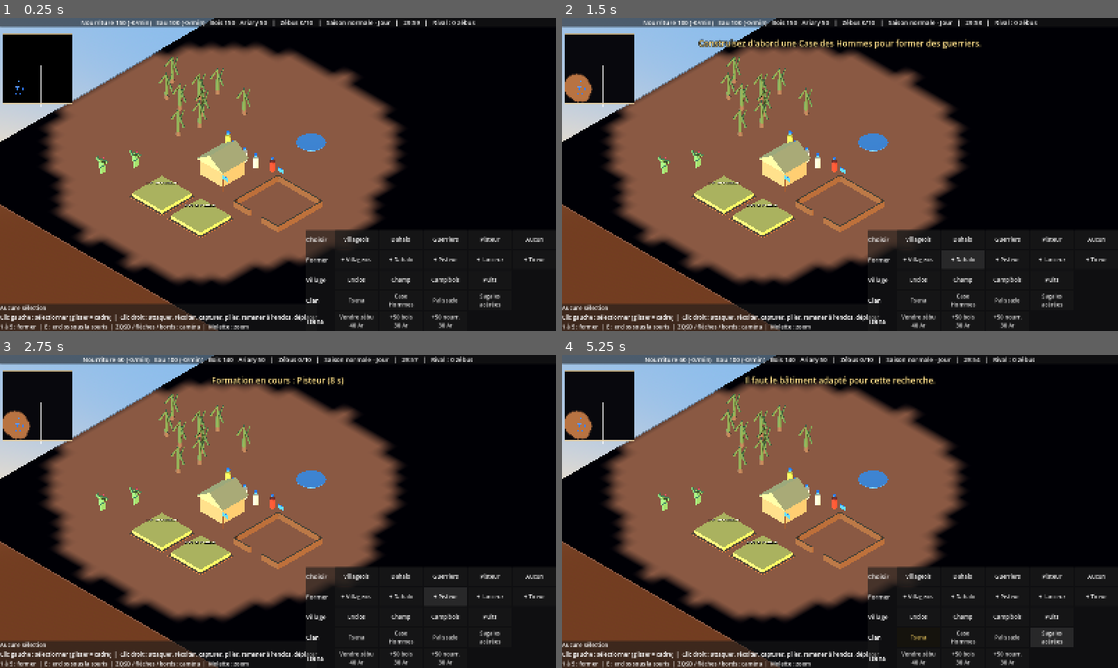
Above: before the commit, frames 1-4 (two rows, left to right).
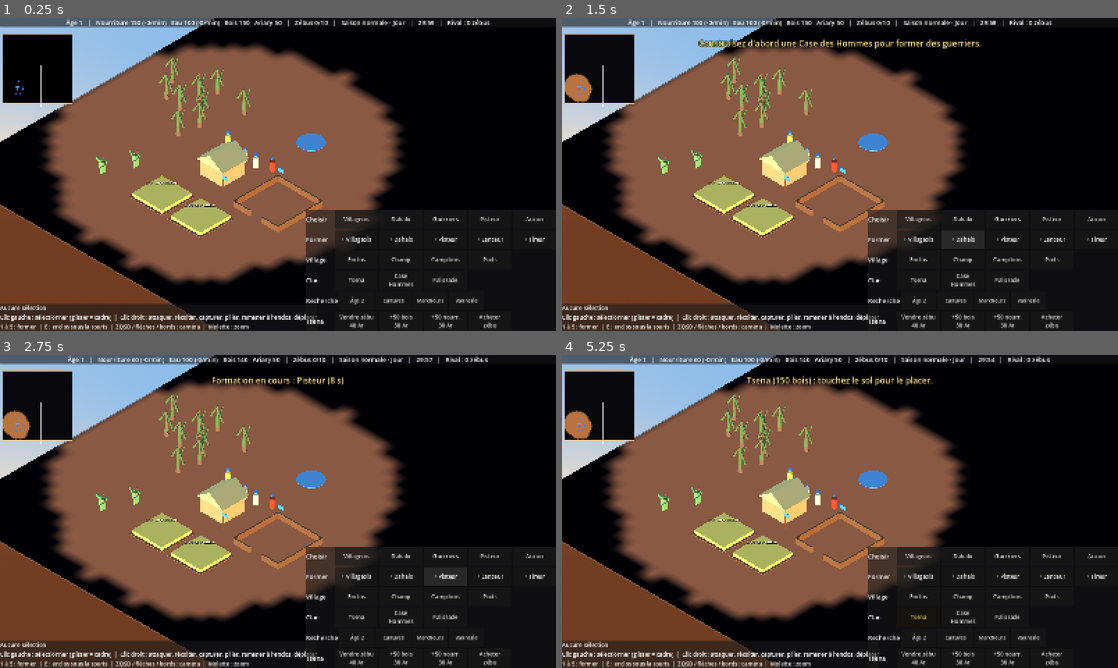
Above: after the commit, the same moments.

Repository: heishandria/dahalo
Game: Godot game, scene res://scenes/main.tscn
Two runs of this game, one before a commit and one after it. Both use one fixed random seed, a clock stepped at 60 frames per second and the inputs below.
Inputs (mouse positions are in pixels of both pictures, inside the frame that each line leads up to):
- Up to frame 1 (0.25 s): no input
- Up to frame 2 (1.5 s): click "+ Villageois" at 0.5 s; click "+ Dahalo" at 1.25 s
- Up to frame 3 (2.75 s): click "+ Pisteur" at 2 s
- Up to frame 4 (5.25 s): click "+ Lanceur" at 2.75 s; click "+ Tireur" at 3.5 s; click "Tsena" at 4.25 s; click (1051, 636) at 5 s, where only the run before the commit has a clickable "Sagaies acérées"

The runs differ from the first frame. In frame 1, 3.0% of the frame differs, in the area x 11-98%, y 0-100%; in frame 2, 3.0%; in frame 3, 3.0%; in frame 4, 3.8%, in the area x 12-98%, y 0-100%.

Commit message:
Âges et technologies : 3 âges, 9 technologies du GDD, ligne Recherche, IA qui progresse
- Passages d'âge à la Case centrale ; Tireur à l'Âge 2
- Cultures traditionnelles (adapte Chasse traditionnelle), Marcheurs, Vannerie,
  Sagaies acérées, Technique des pisteurs, Puits profonds, Pacte des éleveurs (veaux),
  Raid éclair, Maîtres du Tsena (prix, achat de zébus reproducteurs)
- HUD : âge dans le bandeau, ligne Recherche dynamique, bouton Acheter zébu
- IA : plan de recherche, Tsena et vente de zébus pour financer les âges
- Spec docs/specs/ages.md (+ mises à jour combat, défense, économie, vision)

Co-Authored-By: Claude Opus 5.5 <noreply@anthropic.com>
Claude-Session: https://claude.ai/code/session_01LBZFuQwBKtYsFencaWhgxN

Diff:
--- a/autoload/event_bus.gd
+++ b/autoload/event_bus.gd
@@ -22,3 +22,5 @@
 signal vision_maj()
 @warning_ignore("unused_signal")
 signal alerte(position: Vector3)   # raid, attaque : clignote sur la mini-carte
+@warning_ignore("unused_signal")
+signal technologies_changees(faction: int)
--- a/autoload/resource_manager.gd
+++ b/autoload/resource_manager.gd
@@ -8,6 +8,8 @@
 var en_manque := {}   # faction -> bool (plus d'eau ou plus de nourriture pour le cheptel)
 var _chrono_fuite := {}
 var technologies := {}   # faction -> Array des technologies acquises
+var ages := {}           # faction -> 1, 2 ou 3
+var _chrono_reproduction := {}
 var partie_finie := false
 
 
@@ -19,8 +21,12 @@
 	en_manque.clear()
 	_chrono_fuite.clear()
 	technologies.clear()
+	ages.clear()
+	_chrono_reproduction.clear()
 	for f in factions:
 		technologies[f] = []
+		ages[f] = 1
+		_chrono_reproduction[f] = 0.0
 		stocks[f] = GameRules.RESSOURCES_DEPART.duplicate()
 		zebus[f] = 0
 		enclos[f] = 0
@@ -81,6 +87,24 @@
 		technologies[faction] = []
 	if not a_technologie(faction, tech):
 		technologies[faction].append(tech)
+	var def: Dictionary = GameRules.TECHNOLOGIES.get(tech, {})
+	if def.has("passage_age"):
+		ages[faction] = int(def["passage_age"])
+	EventBus.technologies_changees.emit(faction)
+
+
+func age(faction: int) -> int:
+	return int(ages.get(faction, 1))
+
+
+## Technologie que le clan peut lancer maintenant (âge atteint, pas encore acquise).
+func technologie_accessible(faction: int, tech: String) -> bool:
+	var def: Dictionary = GameRules.TECHNOLOGIES.get(tech, {})
+	if def.is_empty() or a_technologie(faction, tech):
+		return false
+	if def.has("passage_age") and age(faction) >= int(def["passage_age"]):
+		return false
+	return age(faction) >= int(def.get("age", 1))
 
 
 # --- Cheptel ---
@@ -134,6 +158,11 @@
 		stocks[f]["nourriture"] = maxf(0.0, quantite(f, "nourriture") - n * GameRules.CONSO_NOURRITURE_ZEBU_S * delta)
 		var manque := quantite(f, "eau") <= 0.0 or quantite(f, "nourriture") <= 0.0
 		_maj_manque(f, manque)
+		if not manque and a_technologie(f, "pacte_eleveurs"):
+			_chrono_reproduction[f] = float(_chrono_reproduction.get(f, 0.0)) + delta
+			if _chrono_reproduction[f] >= GameRules.REPRODUCTION_S:
+				_chrono_reproduction[f] = 0.0
+				_faire_naitre_veaux(f)
 		if manque:
 			_chrono_fuite[f] = float(_chrono_fuite.get(f, 0.0)) + delta
 			if _chrono_fuite[f] >= GameRules.INTERVALLE_FUITE_S:
@@ -164,6 +193,26 @@
 			if f == GameRules.PLAYER:
 				EventBus.message.emit("Un zébu affamé s'est enfui dans la brousse !")
 			return
+
+
+## Pacte des grands éleveurs : un veau naît dans chaque enclos qui a au moins 2 zébus (s'il reste de la place).
+func _faire_naitre_veaux(f: int) -> void:
+	if CommandBus.monde == null:
+		return
+	var naissances := 0
+	for e in get_tree().get_nodes_in_group("enclos"):
+		if e.faction != f or not a_place(f):
+			continue
+		var presents := 0
+		for z in get_tree().get_nodes_in_group("zebus"):
+			if z.etat == Zebu.Etat.ENCLOS and z.enclos == e:
+				presents += 1
+		if presents >= 2:
+			var veau = CommandBus.monde.creer_zebu(e.global_position, e.global_position)
+			veau.securiser(e)
+			naissances += 1
+	if naissances > 0 and f == GameRules.PLAYER:
+		EventBus.message.emit("%d veau(x) né(s) dans vos enclos !" % naissances)
 
 
 # --- Fin de partie ---
--- a/data/game_rules.gd
+++ b/data/game_rules.gd
@@ -83,15 +83,56 @@
 const PALISSADE_RALENTISSEMENT := 0.35   # vitesse des ennemis qui traversent une palissade
 
 # --- Technologies (recherchées dans un bâtiment) ---
+# Spec : docs/specs/ages.md. « age » = âge minimum ; « passage_age » = cette recherche fait changer d'âge.
+const NOMS_AGES := {1: "Clan de la Brousse", 2: "Pistes et Convois", 3: "Seigneurs des Zébus"}
 const TECHNOLOGIES := {
-	"sagaies_acerees": {
-		"nom": "Sagaies acérées",
-		"batiment": "case_hommes",
-		"cout": {"nourriture": 100.0, "bois": 50.0, "ariary": 40.0},
-		"temps": 30.0,
-	},
+	# Passages d'âge (Case centrale)
+	"age_2": {"nom": "Âge 2 : Pistes et Convois", "court": "Âge 2", "age": 1, "passage_age": 2,
+		"batiment": "case_centrale", "cout": {"nourriture": 250.0, "bois": 200.0, "ariary": 60.0}, "temps": 40.0,
+		"effet": "Débloque les technologies et le Tireur de l'Âge 2"},
+	"age_3": {"nom": "Âge 3 : Seigneurs des Zébus", "court": "Âge 3", "age": 2, "passage_age": 3,
+		"batiment": "case_centrale", "cout": {"nourriture": 400.0, "bois": 300.0, "ariary": 150.0}, "temps": 60.0,
+		"effet": "Débloque les technologies de l'Âge 3"},
+	# Âge 1 – Le Clan de la Brousse
+	"cultures_traditionnelles": {"nom": "Cultures traditionnelles", "court": "Cultures", "age": 1,
+		"batiment": "case_centrale", "cout": {"nourriture": 80.0, "bois": 60.0}, "temps": 25.0,
+		"effet": "+25 % de récolte dans les champs"},
+	"marcheurs_androy": {"nom": "Marcheurs de l'Androy", "court": "Marcheurs", "age": 1,
+		"batiment": "case_centrale", "cout": {"nourriture": 100.0}, "temps": 25.0,
+		"effet": "+15 % de vitesse pour toutes les unités"},
+	"vannerie_cuirs": {"nom": "Vannerie et cuirs", "court": "Vannerie", "age": 1,
+		"batiment": "case_centrale", "cout": {"nourriture": 50.0, "bois": 60.0}, "temps": 25.0,
+		"effet": "Capacité de transport des villageois +50 %"},
+	# Âge 2 – L'Âge des Pistes et des Convois
+	"sagaies_acerees": {"nom": "Sagaies acérées", "court": "Sagaies", "age": 2,
+		"batiment": "case_hommes", "cout": {"nourriture": 100.0, "bois": 50.0, "ariary": 40.0}, "temps": 30.0,
+		"effet": "+30 % de dégâts pour les sagaies (Dahalo, Lanceur)"},
+	"technique_pisteurs": {"nom": "Technique des pisteurs", "court": "Pistes", "age": 2,
+		"batiment": "case_centrale", "cout": {"nourriture": 80.0, "ariary": 40.0}, "temps": 30.0,
+		"effet": "Les traces des voleurs apparaissent sans Pisteur, et sur la mini-carte"},
+	"puits_profonds": {"nom": "Puits profonds", "court": "Puits prof.", "age": 2,
+		"batiment": "case_centrale", "cout": {"bois": 120.0, "ariary": 60.0}, "temps": 35.0,
+		"effet": "Pénalité de sécheresse sur l'eau réduite de moitié"},
+	# Âge 3 – Les Seigneurs des Zébus
+	"pacte_eleveurs": {"nom": "Pacte des grands éleveurs", "court": "Pacte", "age": 3,
+		"batiment": "case_centrale", "cout": {"nourriture": 200.0, "ariary": 100.0}, "temps": 45.0,
+		"effet": "Naissance d'un veau par enclos bien tenu toutes les 90 s"},
+	"raid_eclair": {"nom": "Raid éclair", "court": "Raid éclair", "age": 3,
+		"batiment": "case_hommes", "cout": {"nourriture": 150.0, "ariary": 80.0}, "temps": 40.0,
+		"effet": "Les Dahalo escortant un troupeau vont presque à pleine vitesse"},
+	"maitres_tsena": {"nom": "Maîtres du Tsena", "court": "Maîtres Tsena", "age": 3,
+		"batiment": "tsena", "cout": {"bois": 100.0, "ariary": 120.0}, "temps": 40.0,
+		"effet": "Zébus vendus +25 %, achats −1/3, achat de zébus reproducteurs"},
 }
 const BONUS_SAGAIES_ACEREES := 1.3       # dégâts des armes « sagaie » et « sagaie_jet »
+const BONUS_CULTURES := 1.25
+const BONUS_MARCHEURS := 1.15
+const BONUS_VANNERIE := 1.5
+const MALUS_VITESSE_ESCORTE_RAID_ECLAIR := 0.85
+const REPRODUCTION_S := 90.0
+const BONUS_VENTE_MAITRES := 1.25
+const REMISE_ACHAT_MAITRES := 2.0 / 3.0
+const PRIX_ZEBU_REPRODUCTEUR := 80.0
 
 # --- Champs (maïs / sorgho) ---
 const CHAMP_POUSSE_S := 60.0          # temps de culture pour UN villageois (2 villageois = 2× plus vite)
@@ -133,10 +174,18 @@
 			return Color(0.6, 0.6, 0.6)
 
 
-static func prix_zebu_actuel(vole_recemment: bool) -> float:
+static func prix_zebu_actuel(vole_recemment: bool, faction: int = -1) -> float:
 	var p := PRIX_ZEBU
 	if GameClock.secheresse:
 		p *= PRIX_ZEBU_SECHERESSE
 	if vole_recemment:
 		p *= DECOTE_ZEBU_VOLE
+	if faction >= 0 and ResourceManager.a_technologie(faction, "maitres_tsena"):
+		p *= BONUS_VENTE_MAITRES
 	return p
+
+
+static func prix_achat(faction: int, prix_de_base: float) -> float:
+	if ResourceManager.a_technologie(faction, "maitres_tsena"):
+		return roundf(prix_de_base * REMISE_ACHAT_MAITRES)
+	return prix_de_base
--- a/data/unit_data.gd
+++ b/data/unit_data.gd
@@ -23,6 +23,7 @@
 @export_group("Formation")
 @export var cout := {}
 @export var temps_formation := 6.0
+@export var age_requis := 1          # âge minimum du clan pour former l'unité
 @export var requiert := ""           # bâtiment nécessaire pour former l'unité (ex. "tsena" pour les fusils)
 @export_group("Visuel")
 @export var couleur := Color(0.85, 0.72, 0.55)
--- a/data/units/tireur.tres
+++ b/data/units/tireur.tres
@@ -18,4 +18,5 @@
 cout = {"nourriture": 60.0, "bois": 20.0, "ariary": 60.0}
 temps_formation = 14.0
 requiert = "tsena"
+age_requis = 2
 couleur = Color(0.3, 0.28, 0.25, 1)
--- a/scenes/buildings/batiment.gd
+++ b/scenes/buildings/batiment.gd
@@ -46,6 +46,10 @@
 	var data: UnitData = CommandBus.monde.donnees_unite(role)
 	if data == null:
 		return
+	if ResourceManager.age(faction) < data.age_requis:
+		if faction == GameRules.PLAYER:
+			EventBus.message.emit("%s : disponible à l'âge %d." % [data.nom, data.age_requis])
+		return
 	if data.requiert != "" and not CommandBus.monde.possede(faction, data.requiert):
 		if faction == GameRules.PLAYER:
 			var nom: String = GameRules.NOMS_BATIMENTS.get(data.requiert, data.requiert)
@@ -79,6 +83,9 @@
 	if ResourceManager.a_technologie(faction, tech) or en_recherche == tech:
 		_message("%s : déjà acquise ou en cours." % nom)
 		return
+	if not ResourceManager.technologie_accessible(faction, tech):
+		_message("%s : il faut d'abord atteindre l'âge %d." % [nom, int(def.get("age", 1))])
+		return
 	if en_recherche != "":
 		_message("Une recherche est déjà en cours dans ce bâtiment.")
 		return
@@ -87,7 +94,7 @@
 		_message("%s : il faut %s." % [nom, ResourceManager.texte_cout(cout)])
 		return
 	en_recherche = tech
-	_message("Recherche en cours : %s (%d s)" % [nom, int(def["temps"])])
+	_message("Recherche en cours : %s (%d s) – %s" % [nom, int(def["temps"]), def.get("effet", "")])
 	await get_tree().create_timer(float(def["temps"]), false).timeout
 	en_recherche = ""
 	if not is_inside_tree():
--- a/scenes/buildings/tsena.gd
+++ b/scenes/buildings/tsena.gd
@@ -11,6 +11,8 @@
 			_acheter("bois")
 		"acheter_nourriture":
 			_acheter("nourriture")
+		"acheter_zebu":
+			_acheter_zebu()
 
 
 func _vendre_zebu() -> void:
@@ -24,7 +26,7 @@
 	if candidat == null:
 		_message("Aucun zébu dans vos enclos à vendre.")
 		return
-	var prix := GameRules.prix_zebu_actuel(candidat.est_vole_recemment())
+	var prix := GameRules.prix_zebu_actuel(candidat.est_vole_recemment(), faction)
 	var decote: bool = candidat.est_vole_recemment()
 	ResourceManager.zebu_perdu(faction)
 	candidat.queue_free()
@@ -37,8 +39,32 @@
 
 func _acheter(ressource: String) -> void:
 	var offre: Dictionary = GameRules.ACHATS[ressource]
-	if not ResourceManager.payer(faction, {"ariary": offre["prix"]}):
-		_message("Pas assez d'Ariary (%d Ar)." % int(offre["prix"]))
+	var prix := GameRules.prix_achat(faction, float(offre["prix"]))
+	if not ResourceManager.payer(faction, {"ariary": prix}):
+		_message("Pas assez d'Ariary (%d Ar)." % int(prix))
 		return
 	ResourceManager.ajouter(faction, ressource, offre["quantite"])
 	_message("Acheté : %d %s." % [int(offre["quantite"]), ressource])
+
+
+## Maîtres du Tsena (Âge 3) : achat d'un zébu reproducteur, livré dans un enclos.
+func _acheter_zebu() -> void:
+	if not ResourceManager.a_technologie(faction, "maitres_tsena"):
+		_message("Il faut la technologie « Maîtres du Tsena » (Âge 3).")
+		return
+	if not ResourceManager.a_place(faction):
+		_message("Enclos pleins : construisez un enclos d'abord.")
+		return
+	var enclos = null
+	for e in get_tree().get_nodes_in_group("enclos"):
+		if e.faction == faction:
+			enclos = e
+			break
+	if enclos == null or CommandBus.monde == null:
+		return
+	if not ResourceManager.payer(faction, {"ariary": GameRules.PRIX_ZEBU_REPRODUCTEUR}):
+		_message("Pas assez d'Ariary (%d Ar)." % int(GameRules.PRIX_ZEBU_REPRODUCTEUR))
+		return
+	var zebu = CommandBus.monde.creer_zebu(enclos.global_position, enclos.global_position)
+	zebu.securiser(enclos)
+	_message("Zébu reproducteur acheté et livré à l'enclos.")
--- a/scenes/units/unite.gd
+++ b/scenes/units/unite.gd
@@ -170,10 +170,20 @@
 func vitesse_actuelle() -> float:
 	var v := data.vitesse
 	if not zebus_escortes.is_empty():
-		v *= GameRules.MALUS_VITESSE_ESCORTE
+		v *= GameRules.MALUS_VITESSE_ESCORTE_RAID_ECLAIR if ResourceManager.a_technologie(faction, "raid_eclair") \
+				else GameRules.MALUS_VITESSE_ESCORTE
+	if ResourceManager.a_technologie(faction, "marcheurs_androy"):
+		v *= GameRules.BONUS_MARCHEURS
 	if ralentissements > 0:
 		v *= GameRules.PALISSADE_RALENTISSEMENT
 	return v
+
+
+func capacite_transport() -> float:
+	var c := data.capacite
+	if ResourceManager.a_technologie(faction, "vannerie_cuirs"):
+		c *= GameRules.BONUS_VANNERIE
+	return c
 
 
 func degats_actuels() -> float:
@@ -318,7 +328,7 @@
 	_timer_recolte -= 1.0
 	type_charge = cible_ressource.type_ressource
 	charge += cible_ressource.extraire(data.vitesse_recolte, faction)
-	if charge >= data.capacite:
+	if charge >= capacite_transport():
 		_aller_deposer()
 
 
--- a/scenes/world/champ.gd
+++ b/scenes/world/champ.gd
@@ -81,6 +81,8 @@
 	etat_champ = EtatChamp.MUR
 	croissance = 1.0
 	quantite = GameRules.CHAMP_RECOLTE
+	if ResourceManager.a_technologie(faction, "cultures_traditionnelles"):
+		quantite *= GameRules.BONUS_CULTURES
 	_maj_visuel()
 
 
--- a/scenes/world/noeud_ressource.gd
+++ b/scenes/world/noeud_ressource.gd
@@ -88,7 +88,10 @@
 		return 0.0
 	q *= rendement
 	if GameClock.secheresse:
-		q *= rendement_secheresse
+		var rs := rendement_secheresse
+		if ResourceManager.a_technologie(f, "puits_profonds"):
+			rs = lerpf(rs, 1.0, 0.5)   # pénalité de sécheresse divisée par 2
+		q *= rs
 		if bonus_eau > 0.0:
 			ResourceManager.ajouter(f, "eau", q * bonus_eau)
 	if not infini:
--- a/systems/ai_controller.gd
+++ b/systems/ai_controller.gd
@@ -3,7 +3,8 @@
 ## Elle ne triche pas : elle lit le même état que le joueur et passe par CommandBus.
 ## Comportement : économie équilibrée (champs, eau pour le cheptel) -> formation -> enclos
 ## -> raids sur les zébus sauvages, et pillage des enclos du joueur la nuit (GDD §7).
-## Pas encore de Tsena ni de puits pour l'IA (voir docs/specs/economie.md).
+## Tsena : elle en construit un pour vendre quelques zébus quand il lui faut des Ariary (âges, technologies).
+## Pas encore de puits ni de camp de bûcherons pour l'IA.
 ## Brouillard : l'IA ne voit que ce que voient ses unités ; son Pisteur explore la carte
 ## et elle « se souvient » des zones explorées (voir docs/specs/vision.md).
 
@@ -19,6 +20,10 @@
 const POSITIONS_ENCLOS := [Vector3(0, 0, -11), Vector3(-11, 0, -11), Vector3(11, 0, 11), Vector3(0, 0, 11)]
 const POSITIONS_CHAMPS := [Vector3(-20, 0, -10), Vector3(-20, 0, -3), Vector3(-20, 0, 4), Vector3(-27, 0, -3)]
 const CHAMPS_MAX := 4
+# Ordre de recherche de l'IA ; elle ne lance une recherche que si elle garde une réserve après paiement.
+const PLAN_RECHERCHE := ["cultures_traditionnelles", "vannerie_cuirs", "age_2", "sagaies_acerees",
+		"puits_profonds", "marcheurs_androy", "age_3", "pacte_eleveurs", "raid_eclair"]
+const RESERVE_RECHERCHE := {"nourriture": 120.0, "bois": 100.0}
 const POINTS_EXPLORATION := [Vector3(30, 0, 30), Vector3(0, 0, 0), Vector3(-30, 0, -30), Vector3(15, 0, -15),
 		Vector3(-15, 0, 15), Vector3(-35, 0, 35), Vector3(-45, 0, -45), Vector3(45, 0, 45)]
 
@@ -66,6 +71,8 @@
 	_gerer_champs(case, villageois.size())
 	_gerer_raids(dahalos)
 	_explorer(pisteurs)
+	_gerer_recherche()
+	_gerer_tsena(case, villageois.size())
 
 
 # --- Économie ---
@@ -159,6 +166,51 @@
 	return sources
 
 
+# --- Recherche ---
+
+func _gerer_recherche() -> void:
+	for tech in PLAN_RECHERCHE:
+		if ResourceManager.a_technologie(faction, tech):
+			continue
+		if not ResourceManager.technologie_accessible(faction, tech):
+			return  # on suit le plan dans l'ordre
+		var def: Dictionary = GameRules.TECHNOLOGIES[tech]
+		var batiment = _premier_batiment(def["batiment"])
+		if batiment == null or batiment.en_recherche != "":
+			return
+		var cout: Dictionary = def["cout"]
+		var avec_reserve := cout.duplicate()
+		for r in RESERVE_RECHERCHE:
+			avec_reserve[r] = float(avec_reserve.get(r, 0.0)) + float(RESERVE_RECHERCHE[r])
+		if ResourceManager.peut_payer(faction, avec_reserve):
+			_cmd({"type": "rechercher", "technologie": tech})
+		return
+
+
+# --- Tsena : vendre un peu de cheptel pour financer les âges ---
+
+func _gerer_tsena(case, nb_villageois: int) -> void:
+	var tsena = _premier_batiment("tsena")
+	if tsena == null:
+		var cout: Dictionary = GameRules.COUTS_BATIMENTS["tsena"]
+		if nb_villageois >= 6 and ResourceManager.quantite(faction, "bois") >= float(cout["bois"]) + 100.0:
+			_cmd({"type": "construire", "type_batiment": "tsena", "position": case.global_position + Vector3(-12, 0, 0)})
+		return
+	var besoin := _ariary_manquants()
+	if besoin > 0.0 and ResourceManager.nb_zebus(faction) >= 6 and not GameClock.secheresse:
+		_cmd({"type": "commerce", "action": "vendre_zebu"})
+
+
+## Ariary qui manquent pour la prochaine recherche du plan (0 si rien ne manque).
+func _ariary_manquants() -> float:
+	for tech in PLAN_RECHERCHE:
+		if ResourceManager.a_technologie(faction, tech):
+			continue
+		var cout: Dictionary = GameRules.TECHNOLOGIES[tech]["cout"]
+		return maxf(0.0, float(cout.get("ariary", 0.0)) - ResourceManager.quantite(faction, "ariary"))
+	return 0.0
+
+
 # --- Exploration ---
 
 func _explorer(pisteurs: Array) -> void:
--- a/systems/trace.gd
+++ b/systems/trace.gd
@@ -36,6 +36,8 @@
 	if faction_volee != faction_joueur:
 		visible = false
 		return
+	if not lue and ResourceManager.a_technologie(faction_joueur, "technique_pisteurs"):
+		lue = true
 	if not lue:
 		for u in get_tree().get_nodes_in_group("unites_%d" % faction_joueur):
 			if u.data.role == "pisteur" \
--- a/ui/hud.gd
+++ b/ui/hud.gd
@@ -17,6 +17,7 @@
 var _mini_carte: Control
 var _boutons_construction := {}   # type_batiment -> Button
 var _bouton_vente: Button
+var _ligne_recherche: HBoxContainer
 var _fin: PanelContainer
 var _fin_texte: Label
 var _duree_message := 0.0
@@ -29,6 +30,7 @@
 	EventBus.message.connect(_afficher_message)
 	EventBus.partie_terminee.connect(_on_fin)
 	selection_mgr.mode_construction_change.connect(_on_mode_construction)
+	EventBus.technologies_changees.connect(_on_technologies_changees)
 
 
 func _process(delta: float) -> void:
@@ -51,7 +53,8 @@
 	var f := GameRules.PLAYER
 	var restant := int(GameClock.temps_restant())
 	var alerte := "   |   CHEPTEL EN MANQUE !" if ResourceManager.en_manque.get(f, false) else ""
-	_barre.text = ("Nourriture %d (-%d/min)   Eau %d (-%d/min)   Bois %d   Ariary %d   |   Zébus %d/%d   |   %s · %s   |   %02d:%02d   |   Rival : %d zébus%s") % [
+	_barre.text = ("Âge %d   |   Nourriture %d (-%d/min)   Eau %d (-%d/min)   Bois %d   Ariary %d   |   Zébus %d/%d   |   %s · %s   |   %02d:%02d   |   Rival : %d zébus%s") % [
+		ResourceManager.age(f),
 		int(ResourceManager.quantite(f, "nourriture")),
 		int(ResourceManager.conso_par_minute(f, "nourriture")),
 		int(ResourceManager.quantite(f, "eau")),
@@ -66,7 +69,7 @@
 		ResourceManager.nb_zebus(GameRules.AI),
 		alerte,
 	]
-	_bouton_vente.text = "Vendre zébu\n%d Ar" % int(GameRules.prix_zebu_actuel(false))
+	_bouton_vente.text = "Vendre zébu\n%d Ar" % int(GameRules.prix_zebu_actuel(false, f))
 
 
 func _maj_selection() -> void:
@@ -94,6 +97,36 @@
 	_message.text = texte
 	_duree_message = 4.0
 	_message.modulate.a = 1.0
+
+
+func _on_technologies_changees(faction: int) -> void:
+	if faction == GameRules.PLAYER:
+		_maj_ligne_recherche()
+
+
+## Ligne « Recherche » : uniquement ce qui est accessible à l'âge actuel (et le passage à l'âge suivant).
+func _maj_ligne_recherche() -> void:
+	for i in range(_ligne_recherche.get_child_count() - 1, 0, -1):
+		_ligne_recherche.get_child(i).queue_free()
+	var f := GameRules.PLAYER
+	for tech in GameRules.TECHNOLOGIES:
+		if not ResourceManager.technologie_accessible(f, tech):
+			continue
+		var def: Dictionary = GameRules.TECHNOLOGIES[tech]
+		var b := Button.new()
+		b.text = String(def["court"])
+		b.custom_minimum_size = Vector2(TAILLE_BOUTON.x * 0.82, TAILLE_BOUTON.y)
+		b.add_theme_font_size_override("font_size", 15)
+		b.focus_mode = Control.FOCUS_NONE
+		var batiment: String = GameRules.NOMS_BATIMENTS.get(def["batiment"], def["batiment"])
+		b.tooltip_text = "%s : %s (%s, %s, %d s)" % [def["nom"], def["effet"], ResourceManager.texte_cout(def["cout"]),
+				batiment, int(def["temps"])]
+		b.pressed.connect(_lancer_recherche.bind(tech))
+		_ligne_recherche.add_child(b)
+
+
+func _lancer_recherche(tech: String) -> void:
+	selection_mgr.rechercher(tech)
 
 
 func _on_mode_construction(type_batiment: String) -> void:
@@ -169,21 +202,16 @@
 	]))
 	_ajouter_ligne_construction(lignes, "Village", [["enclos", "Enclos"], ["champ", "Champ"],
 			["camp_bois", "Camp bois"], ["puits", "Puits"]])
-	var ligne_clan := _ajouter_ligne_construction(lignes, "Clan", [["tsena", "Tsena"],
+	_ajouter_ligne_construction(lignes, "Clan", [["tsena", "Tsena"],
 			["case_hommes", "Case\nHommes"], ["palissade", "Palissade"]])
-	var bouton_sagaies := Button.new()
-	bouton_sagaies.text = "Sagaies\nacérées"
-	bouton_sagaies.custom_minimum_size = TAILLE_BOUTON
-	bouton_sagaies.add_theme_font_size_override("font_size", 16)
-	bouton_sagaies.focus_mode = Control.FOCUS_NONE
-	var tech: Dictionary = GameRules.TECHNOLOGIES["sagaies_acerees"]
-	bouton_sagaies.tooltip_text = "+30 %% dégâts sagaies (%s, Case des Hommes)" % ResourceManager.texte_cout(tech["cout"])
-	bouton_sagaies.pressed.connect(selection_mgr.rechercher.bind("sagaies_acerees"))
-	ligne_clan.add_child(bouton_sagaies)
+	_ligne_recherche = _ligne_boutons("Recherche", [])
+	lignes.add_child(_ligne_recherche)
+	_maj_ligne_recherche()
 	var ligne_tsena := _ligne_boutons("Tsena", [
 		["Vendre zébu", selection_mgr.commercer.bind("vendre_zebu")],
 		["+50 bois\n30 Ar", selection_mgr.commercer.bind("acheter_bois")],
 		["+50 nourr.\n30 Ar", selection_mgr.commercer.bind("acheter_nourriture")],
+		["Acheter\nzébu", selection_mgr.commercer.bind("acheter_zebu")],
 	])
 	lignes.add_child(ligne_tsena)
 	_bouton_vente = ligne_tsena.get_child(1)
--- a/ui/mini_carte.gd
+++ b/ui/mini_carte.gd
@@ -96,6 +96,10 @@
 	for u in get_tree().get_nodes_in_group("unites"):
 		if u.faction == f or Vision.est_visible(f, u.global_position):
 			draw_circle(_vers_carte(u.global_position), 2.2, GameRules.couleur_faction(u.faction).lightened(0.2))
+	# Traces des voleurs déjà repérées
+	for t in get_tree().get_nodes_in_group("traces"):
+		if t.lue and t.faction_volee == f:
+			draw_rect(Rect2(_vers_carte(t.global_position) - Vector2(1, 1), Vector2(2, 2)), Color(0.55, 0.3, 0.15))
 	# Zone vue par la caméra
 	if _camera_rig != null:
 		var cam: Camera3D = _camera_rig.get_node("Camera3D")
Not shown, added: docs/specs/ages.md
Not shown, changed: docs/specs/combat.md
Not shown, changed: docs/specs/defense.md
Not shown, changed: docs/specs/economie.md
Not shown, changed: docs/specs/vision.md
